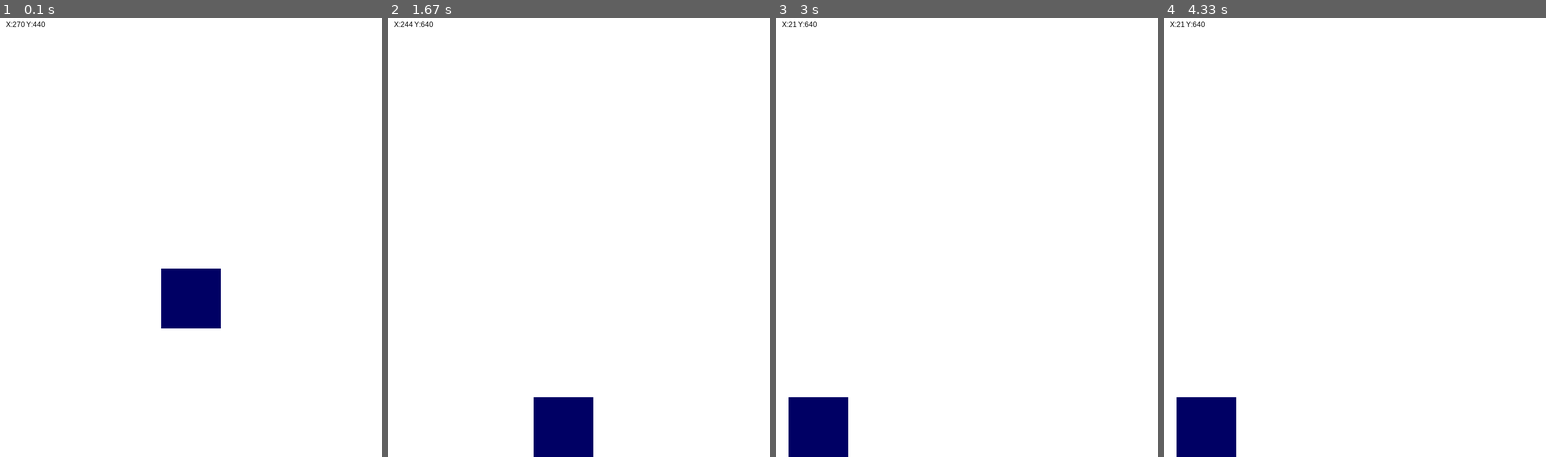
Above: before the commit, frames 1-4 (left to right).
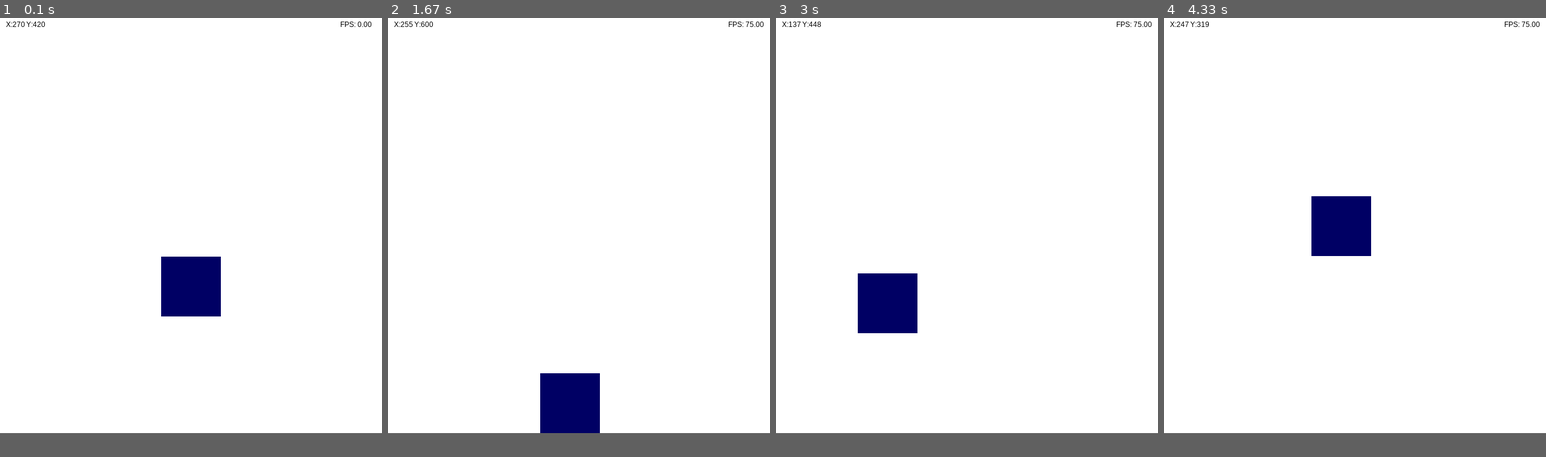
Above: after the commit, the same moments.

Repository: ClasRCDM/PythonProjects
Game: pygame game, started from SimpleCubeTouch/Cubo.py
Two runs of this game, one before a commit and one after it. Both use one fixed random seed, a clock stepped at 60 frames per second and the inputs below.
Inputs (mouse positions are in pixels of both pictures, inside the frame that each line leads up to):
- Up to frame 1 (0.1 s): no input
- Up to frame 2 (1.67 s): press the mouse at (579, 404) at 0.37 s; move the mouse to (571, 255) at 0.47 s; release the mouse at (563, 110) at 0.6 s; press the mouse at (563, 171) at 0.7 s; move the mouse to (502, 259) at 0.8 s; release the mouse at (445, 342) at 0.93 s; press the mouse at (445, 404) at 1.03 s; move the mouse to (472, 281) at 1.13 s; release the mouse at (498, 154) at 1.27 s; press the mouse at (498, 219) at 1.37 s; move the mouse to (533, 298) at 1.47 s; release the mouse at (571, 377) at 1.6 s
- Up to frame 3 (3 s): press the mouse at (959, 404) at 1.7 s; move the mouse to (890, 307) at 1.8 s; release the mouse at (825, 211) at 1.93 s; press the mouse at (825, 277) at 2.03 s; move the mouse to (947, 325) at 2.13 s; release the mouse at (1073, 373) at 2.27 s; press the mouse at (1073, 404) at 2.37 s; move the mouse to (1066, 294) at 2.47 s; release the mouse at (1062, 189) at 2.6 s; press the mouse at (1062, 250) at 2.7 s; move the mouse to (974, 255) at 2.8 s; release the mouse at (886, 259) at 2.93 s
- Up to frame 4 (4.33 s): press the mouse at (1274, 329) at 3.03 s; move the mouse to (1259, 277) at 3.13 s; release the mouse at (1240, 228) at 3.27 s; press the mouse at (1240, 298) at 3.37 s; move the mouse to (1255, 184) at 3.47 s; release the mouse at (1270, 70) at 3.6 s; press the mouse at (1270, 140) at 3.7 s; move the mouse to (1324, 123) at 3.8 s; release the mouse at (1377, 110) at 3.93 s; press the mouse at (1377, 180) at 4.03 s; move the mouse to (1358, 180) at 4.13 s; release the mouse at (1339, 180) at 4.27 s
The window is 640x740 before the commit and 640x700 after it. Grey fills any space a smaller window leaves; there, only what the larger window draws over its background counts as a difference.

The runs differ from the first frame. In frame 1, 0.9% of the frame differs, in the area x 9-98%, y 0-71%; in frame 2, 2.1%; in frame 3, 4.4%; in frame 4, 4.4%, in the area x 3-99%, y 0-100%.

Commit message:
Adicionando a classe mundo

Diff:
--- a/SimpleCubeTouch/Cubo.py
+++ b/SimpleCubeTouch/Cubo.py
@@ -2,11 +2,43 @@
 
 pygame.init()
 
-surface = pygame.display.set_mode((640, 740))
+WINDOW_SIZE = (640, 700)
+surface = pygame.display.set_mode(WINDOW_SIZE)
 pygame.display.set_caption('O cubo')
-window_size = surface.get_rect()
+window_getsize = surface.get_rect()
 
 FPS = pygame.time.Clock()
+
+
+class World:
+    def __init__(self):
+        super(World, self).__init__()
+
+        self.background = None
+
+        self.FPS = None
+
+    def world(self):
+        self.background = surface.fill((255, 255, 255))
+
+        self.FPS = pygame.time.Clock()
+
+    def world_events(self):
+        # Eventos gerais
+        for ev in pygame.event.get():
+            if ev.type == pygame.QUIT:
+                pygame.quit()
+                exit()
+            # Click
+            elif ev.type == pygame.MOUSEBUTTONDOWN:
+                Cubo.check_touched()
+            # Pos Click
+            elif ev.type == pygame.MOUSEBUTTONUP:
+                Cubo.touched = False
+
+    def world_body(self):
+        pygame.display.flip()
+        self.FPS.tick(75)
 
 
 class Cubo:
@@ -17,17 +49,20 @@
         self.cubo_h = None
 
         self.cubo = None
+        self.cubo_pos_inside = None
 
         self.touched = None
 
+        self.point_mouse = None
+
     def init_cubo(self):
-        self.cubo_w = 100
-        self.cubo_h = 100
+        self.cubo_w: int = 100
+        self.cubo_h: int = 100
 
         self.cubo = pygame.Rect((0, 0), (self.cubo_w, self.cubo_h))
-        self.cubo.center = (window_size.w / 2, window_size.h / 2)
+        self.cubo.center = (window_getsize.w / 2, window_getsize.h / 2)
 
-        self.touched = False
+        self.touched: bool = False
 
     def check_touched(self):
         if self.cubo.collidepoint(ev.pos):
@@ -37,13 +72,19 @@
     def move_touched(self):
         if self.touched:
             self.cubo.move_ip(pygame.mouse.get_rel())
-            self.cubo.clamp_ip(window_size)
+            self.cubo.clamp_ip(window_getsize)
             surface.fill((100, 0, 0), self.cubo)
+        else:
+            surface.fill((0, 0, 100), self.cubo)
+
+    def get_pos_cubo(self):
+        self.point_mouse = pygame.mouse.get_pos()
+        self.cubo_pos_inside = self.point_mouse[0] - self.cubo.x, self.point_mouse[1] - self.cubo.y
 
     def gravity(self):
-        if not self.touched:
+        if not self.touched and not self.cubo.y >= (WINDOW_SIZE[1] - self.cubo_h):
             self.cubo.move_ip((0, 15))
-            self.cubo.clamp_ip(window_size)
+            self.cubo.clamp_ip(window_getsize)
 
 
 # Cubo
@@ -54,7 +95,6 @@
 
 # Text
 MYFONT = pygame.font.SysFont('Arial', 12)
-text = None
 
 Cubo.init_cubo()
 while True:
@@ -65,6 +105,7 @@
     for ev in pygame.event.get():
         if ev.type == pygame.QUIT:
             pygame.quit()
+            exit()
         # Click
         elif ev.type == pygame.MOUSEBUTTONDOWN:
             Cubo.check_touched()
@@ -73,12 +114,13 @@
             Cubo.touched = False
 
     # Cubo
-    surface.fill((0, 0, 100), Cubo.cubo)
     Cubo.move_touched()
     Cubo.gravity()
 
-    text = MYFONT.render(f'X:{Cubo.cubo.x} Y:{Cubo.cubo.y}', 1, (0, 0, 0))
-    surface.blit(text, (10, 10))
+    Position_cubo = MYFONT.render(f'X:{Cubo.cubo.x} Y:{Cubo.cubo.y}', 1, (0, 0, 0))
+    surface.blit(Position_cubo, (WINDOW_SIZE[0] - (WINDOW_SIZE[0] - 10), WINDOW_SIZE[1] - (WINDOW_SIZE[1] - 10)))
+    Text_FPS = MYFONT.render(f'FPS: {FPS.get_fps():.2f}', 1, (0, 0, 0))
+    surface.blit(Text_FPS, (WINDOW_SIZE[0] - 70, WINDOW_SIZE[1] - (WINDOW_SIZE[1] - 10)))
 
     pygame.display.flip()
     FPS.tick(75)
